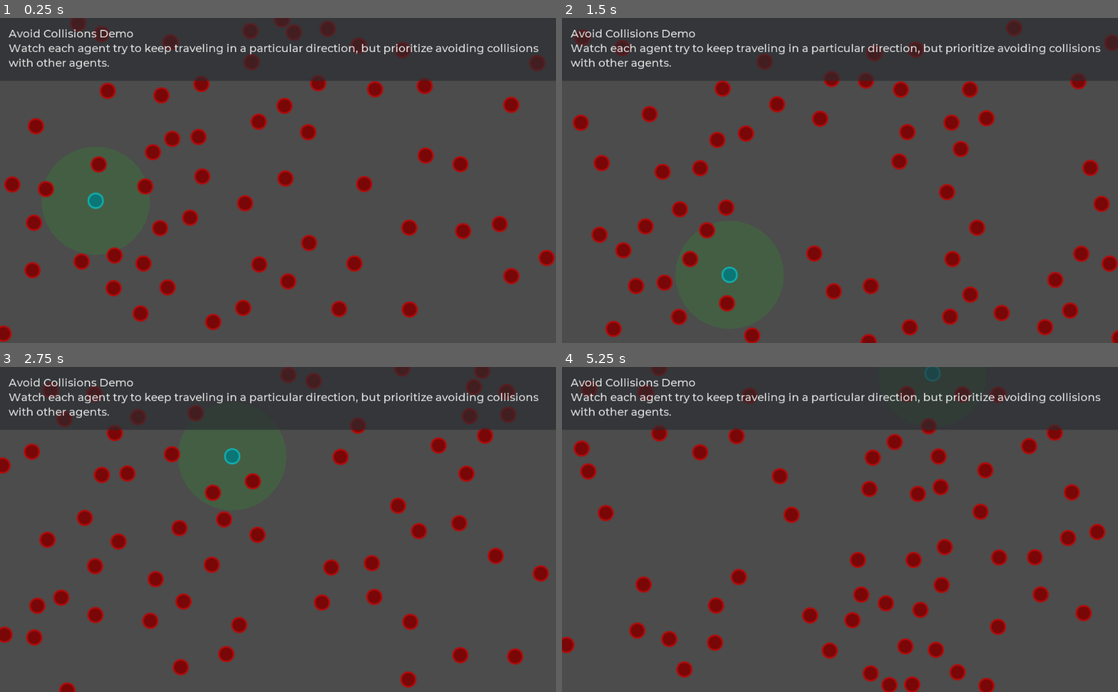
Above: before the commit, frames 1-4 (two rows, left to right).
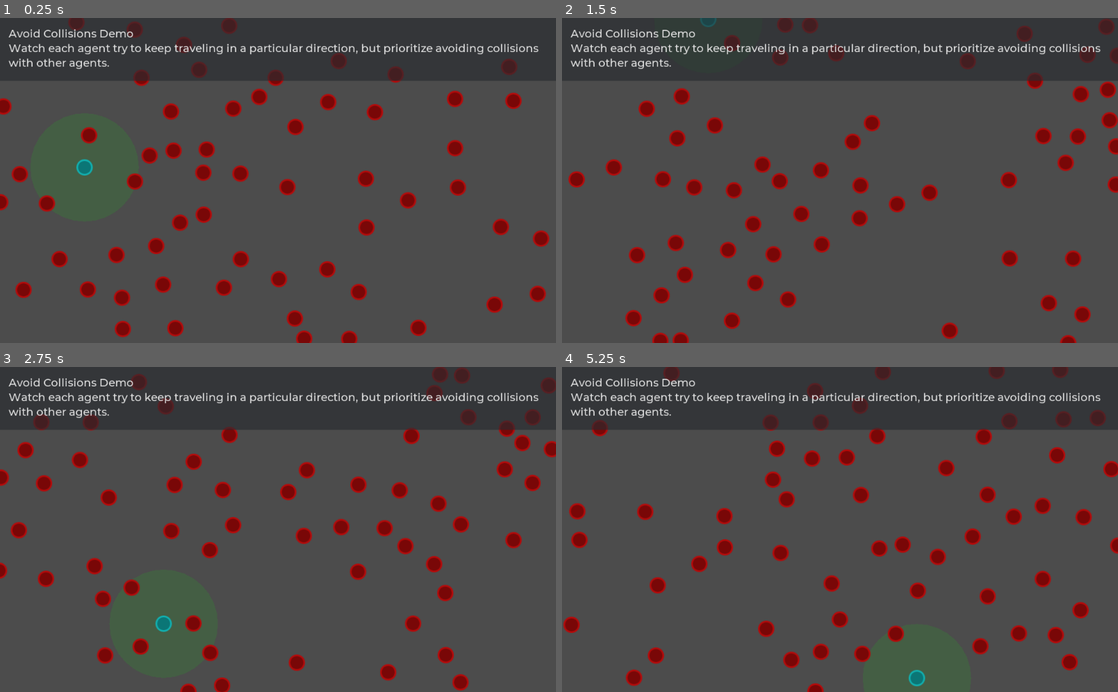
Above: after the commit, the same moments.

Repository: GDQuest/godot-steering-ai-framework
Game: Godot game, scene res://demos/AvoidCollisions/AvoidCollisionsDemo.tscn
The game is run twice, just before and just after one commit, with the same random seed, the same clock (stepped at 60 frames per second) and the same inputs. The project has no main scene, so this scene is started directly.
Inputs (mouse positions are in pixels of both pictures, inside the frame that each line leads up to):
- Up to frame 1 (0.25 s): no input
- Up to frame 2 (1.5 s): move the mouse to (962, 164) at 0.52 s; hold D (sf_right) 0.53-1.25 s; click (962, 164) at 0.67 s; drag from (728, 196) to (812, 245) at 1.27 s
- Up to frame 3 (2.75 s): move the mouse to (333, 458) at 2.02 s; hold D (sf_right) from 2.03 s (still down)
- Up to frame 4 (5.25 s): release D (sf_right) at 2.75 s; drag from (812, 594) to (673, 480) at 2.77 s; move the mouse to (1006, 578) at 3.52 s; hold A (sf_left) 3.53-4.25 s; drag from (673, 480) to (756, 448) at 4.27 s; move the mouse to (867, 529) at 5.02 s; hold S (sf_down) from 5.03 s (still down); click (867, 529) at 5.17 s

The runs differ from the first frame. In frame 1, 11% of the frame differs, in the area x 0-100%, y 0-100%; in frame 2, 12%; in frame 3, 11%; in frame 4, 12%.

Commit message:
Fix bug using wrong random number generator

Diff:
--- a/project/demos/AvoidCollisions/Avoider.gd
+++ b/project/demos/AvoidCollisions/Avoider.gd
@@ -45,7 +45,7 @@
 			rng: RandomNumberGenerator
 	) -> void:
 	rng.randomize()
-	_direction = Vector2(rand_range(-1, 1), rand_range(-1, 1)).normalized()
+	_direction = Vector2(rng.randf_range(-1, 1), rng.randf_range(-1, 1)).normalized()
 	_update_agent()
 	agent.max_linear_speed = max_linear_speed
 	agent.max_linear_acceleration = max_linear_accel
